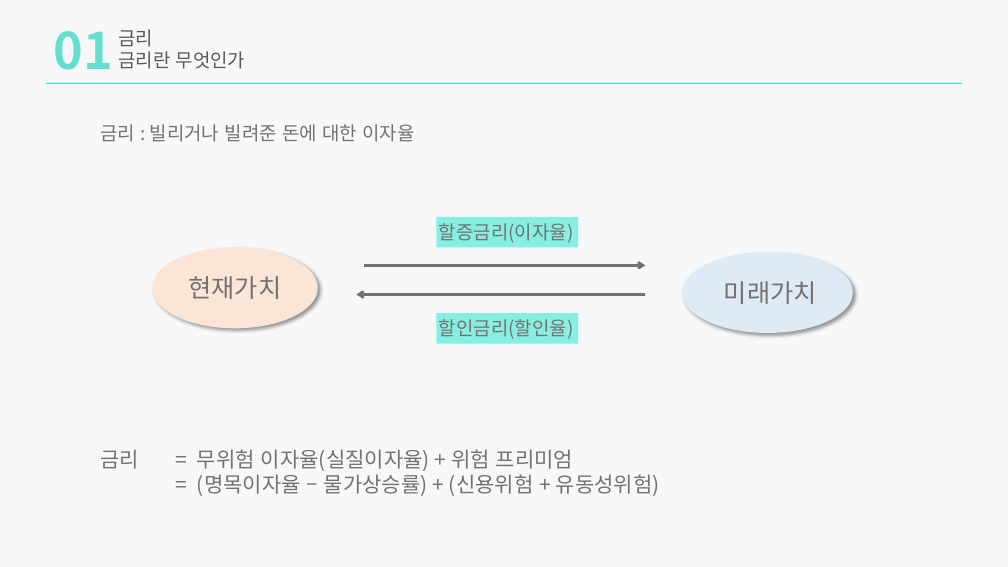
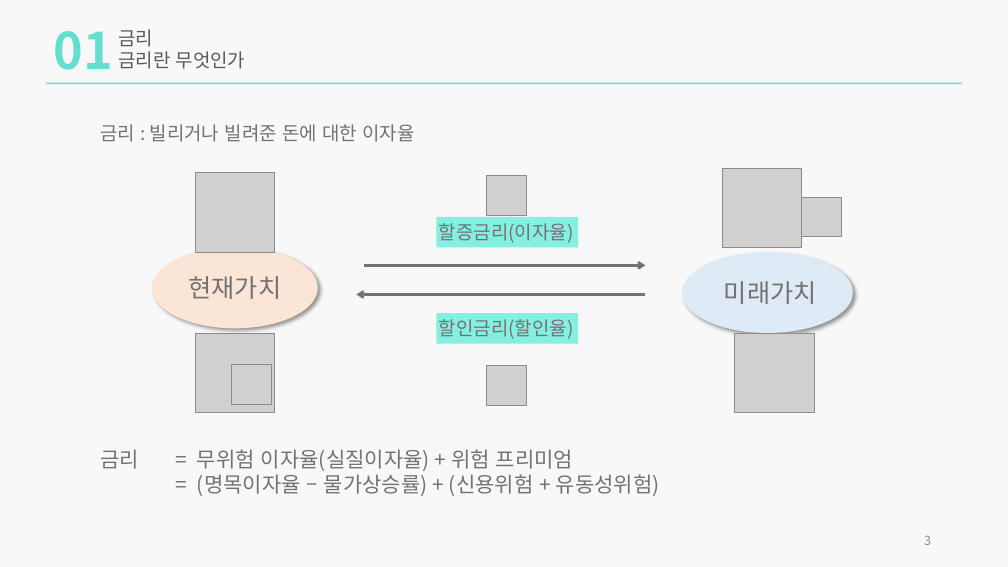
Before and after one commit to zndrke/Financial-Product, a slide deck: slide 3 of 금리채권/금리,채권,FRN.pptx. Drawn at 1008x567 pixels with LibreOffice and Linux fonts; fonts in the diff are those of the drawing; grey boxes stand for pictures. Boxes give left, top, right and bottom in pixels: in the first picture for what was removed or moved away, otherwise in the second. Text is boxed around its words. In the diff, an @@ line names an element or a change of style, - is before the commit and + after.

```diff
--- a/금리채권/금리,채권,FRN.pptx
+++ b/금리채권/금리,채권,FRN.pptx
@@ picture added at (195,172,274,252) @@
@@ picture added at (486,175,526,216) @@
@@ picture added at (722,168,802,247) @@
@@ picture added at (802,197,842,237) @@
@@ picture added at (195,333,274,412) @@
@@ picture added at (735,333,814,412) @@
@@ picture added at (232,365,272,405) @@
@@ picture added at (486,365,526,405) @@
@@ page number added at (924,536,931,545), 12 pt, text #8C8C8C @@
+3
```
Also in this commit, not shown: 19 other slides changed, 3 slides added, 2 slides removed, 4 other files.
